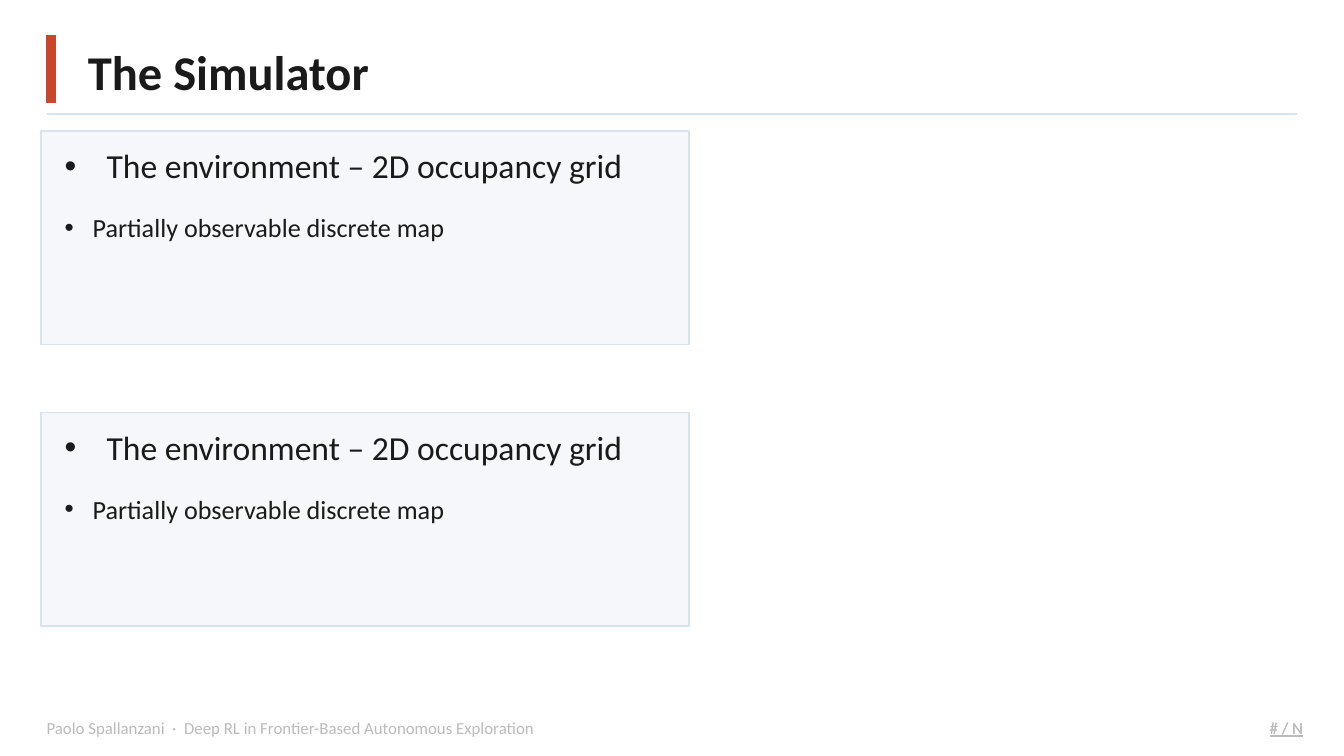
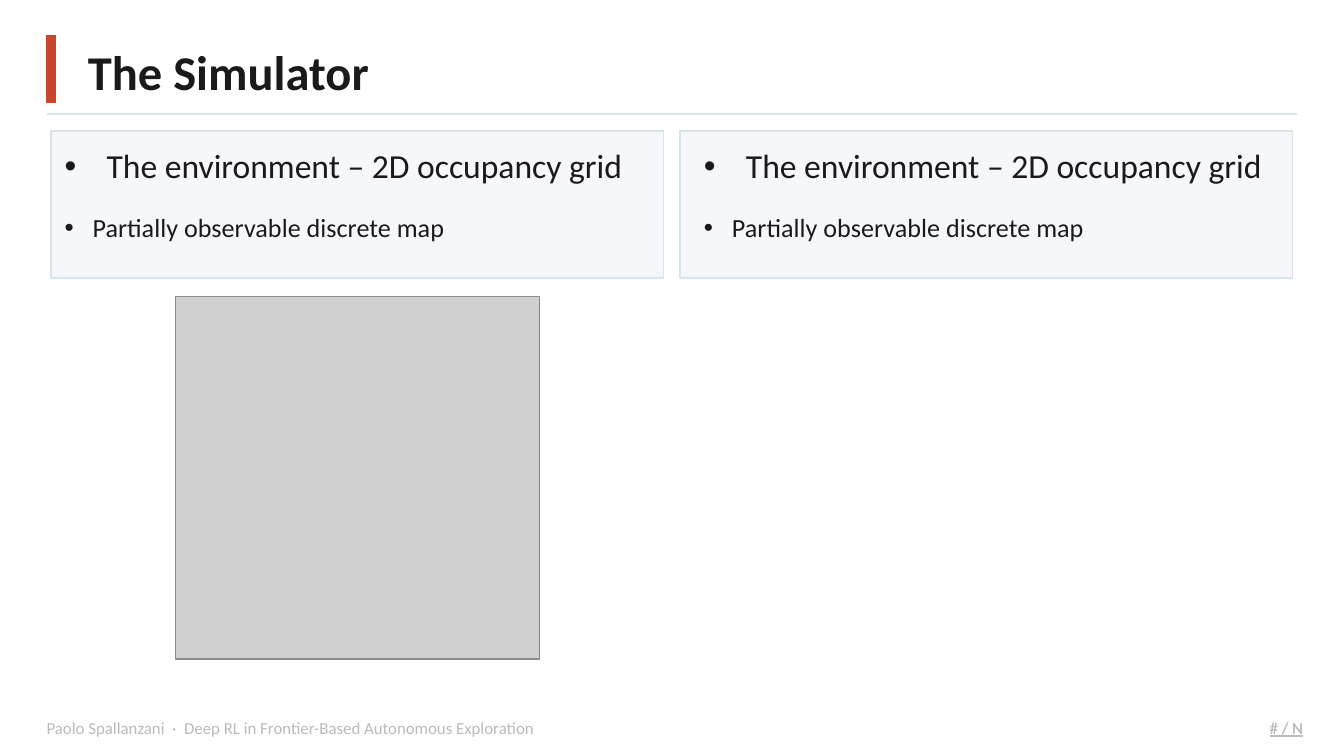
Before and after one commit to Paolo-Spall/presentazione_tesi_dae, a slide deck: slide 10 of presentation_1.pptx. Drawn at 1344x756 pixels with LibreOffice and Linux fonts; fonts in the diff are those of the drawing; grey boxes stand for pictures; background and template pictures are left out. Boxes give left, top, right and bottom in pixels: in the first picture for what was removed or moved away, otherwise in the second. Text is boxed around its words. In the diff, an @@ line names an element or a change of style, - is before the commit and + after.

Commit message:
savings

```diff
--- a/presentation_1.pptx
+++ b/presentation_1.pptx
@@ rectangle: place and size @@
-rectangle at <box>40,130,688,344</box>
+rectangle at <box>51,130,664,278</box>
@@ rectangle: place and size @@
-rectangle at <box>40,413,688,626</box>
+rectangle at <box>680,130,1293,278</box>
@@ text "The environment – 2D occupancy ...": place and size @@
-text "The environment – 2D occupancy ..." at <box>107,436,622,466</box>
+text "The environment – 2D occupancy ..." at <box>746,154,1262,184</box>
@@ text "Partially observable discrete map": place and size @@
-text "Partially observable discrete map" at <box>93,501,444,524</box>
+text "Partially observable discrete map" at <box>732,219,1083,242</box>
@@ picture added at <box>175,297,539,660</box> @@
```
